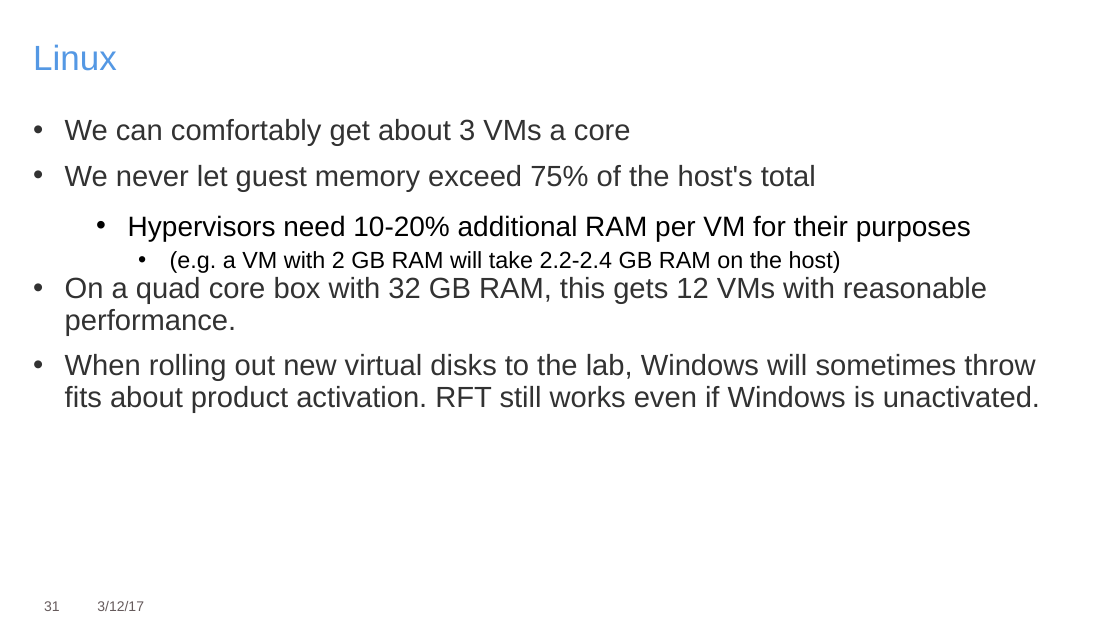
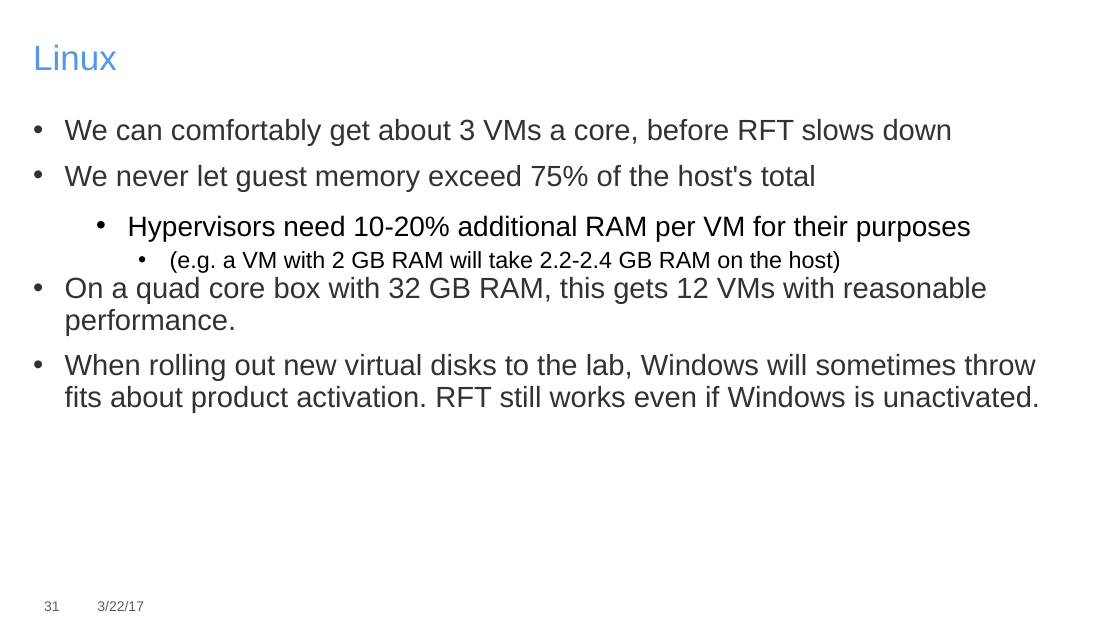
Before and after one commit to mlfreeman2/ConferencePresentations, a slide deck: slide 31 of 2017/Interconnect 2017 - HDT-4470.pptx. Drawn at 1120x630 pixels with LibreOffice and Linux fonts; fonts in the diff are those of the drawing. Boxes give left, top, right and bottom in pixels: in the first picture for what was removed or moved away, otherwise in the second. Text is boxed around its words. In the diff, an @@ line names an element or a change of style, - is before the commit and + after.

```diff
--- a/2017/Interconnect 2017 - HDT-4470.pptx
+++ b/2017/Interconnect 2017 - HDT-4470.pptx
@@ text at [65, 119, 953, 146]: text changed @@
-• We can comfortably get about 3 VMs a core
+• We can comfortably get about 3 VMs a core, before RFT slows down
@@ text at [97, 601, 144, 611]: text changed @@
-3/12/17
+3/22/17
```
Also in this commit, not shown: 35 other slides changed, 1 slide added, 1 other file.
